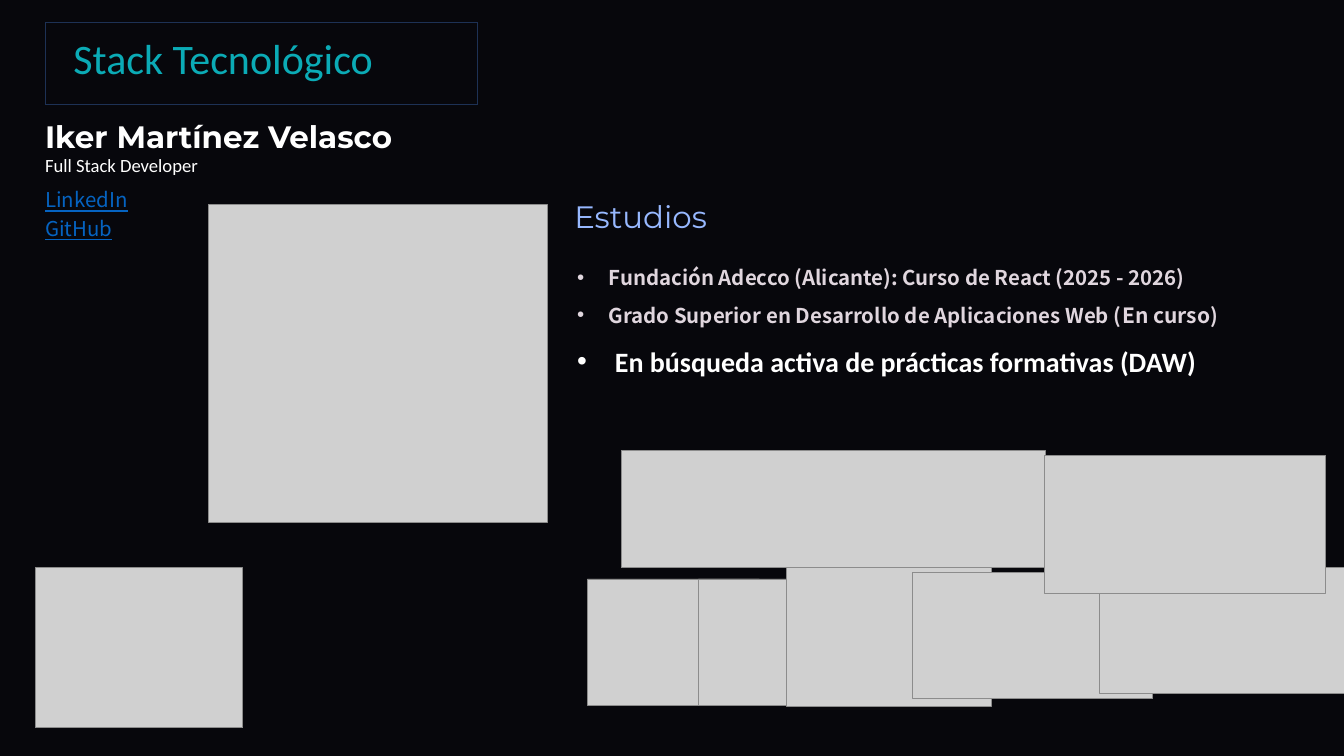
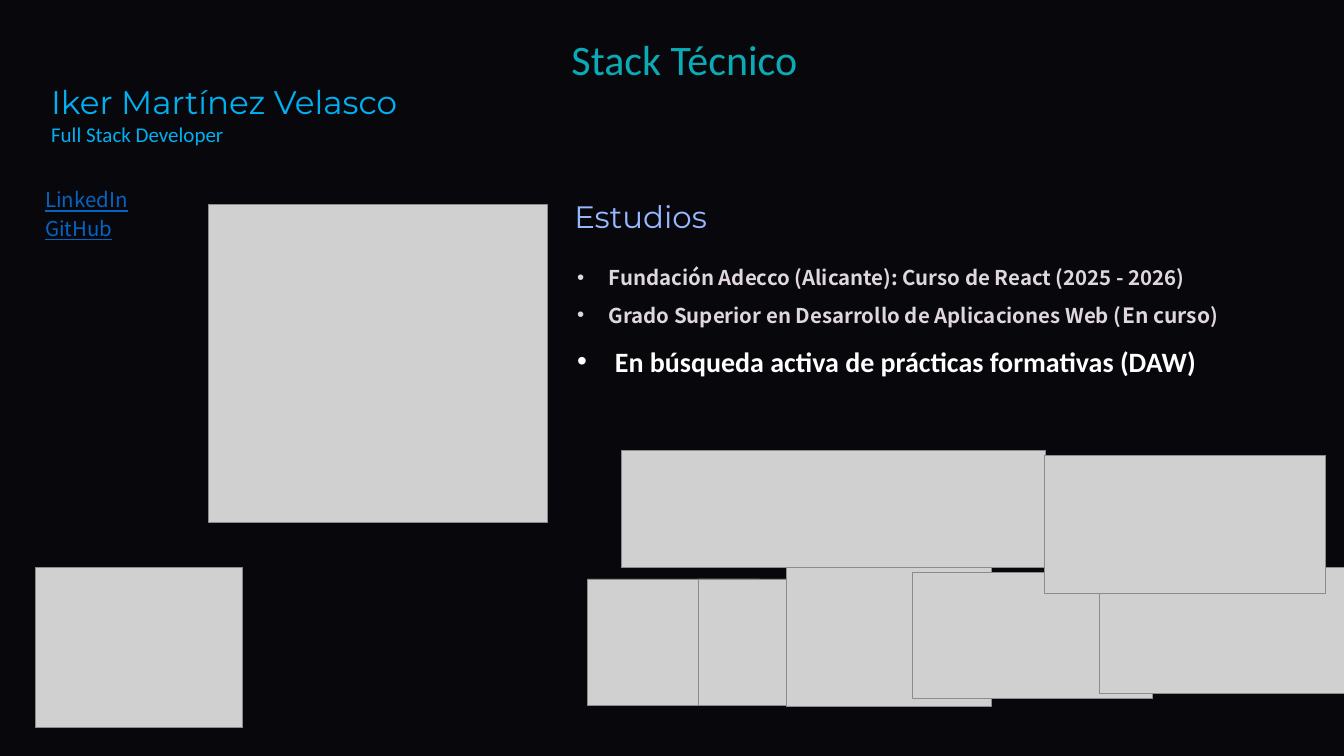
Before and after one commit to DavidCorredorMiguel/proyectogrupo2, a slide deck: slide 4 of Tech-and-Learn-Innovacion-y-Aprendizaje-en-E-commerce (1).pptx (slide 5 before the commit). Drawn at 1344x756 pixels with LibreOffice and Linux fonts; fonts in the diff are those of the drawing; grey boxes stand for pictures; background and template pictures are left out. Boxes give left, top, right and bottom in pixels: in the first picture for what was removed or moved away, otherwise in the second. Text is boxed around its words. In the diff, an @@ line names an element or a change of style, - is before the commit and + after.

```diff
--- a/Tech-and-Learn-Innovacion-y-Aprendizaje-en-E-commerce (1).pptx
+++ b/Tech-and-Learn-Innovacion-y-Aprendizaje-en-E-commerce (1).pptx
@@ rectangle removed at bbox=[45, 23, 478, 105] @@
@@ text "Stack Técnico" at bbox=[571, 46, 798, 76]: vertical alignment top to middle @@
@@ text at bbox=[571, 46, 798, 76]: text changed @@
-Stack Tecnológico
+Stack Técnico
@@ text "Iker Martínez Velasco": place and size @@
-text "Iker Martínez Velasco" at bbox=[45, 124, 392, 175]
+text "Iker Martínez Velasco" at bbox=[51, 89, 397, 146]
@@ text "Iker Martínez Velasco" at bbox=[51, 89, 397, 146]: size 26.5 to 28 pt, bold off in "Iker Martínez Velasco"; text colour #FFFFFF to #00B0F0; size 16 to 18 pt in "Full Stack Developer" @@
```
Also in this commit, not shown: 4 other slides changed, 4 slides added, 3 slides removed, 1 other file.
